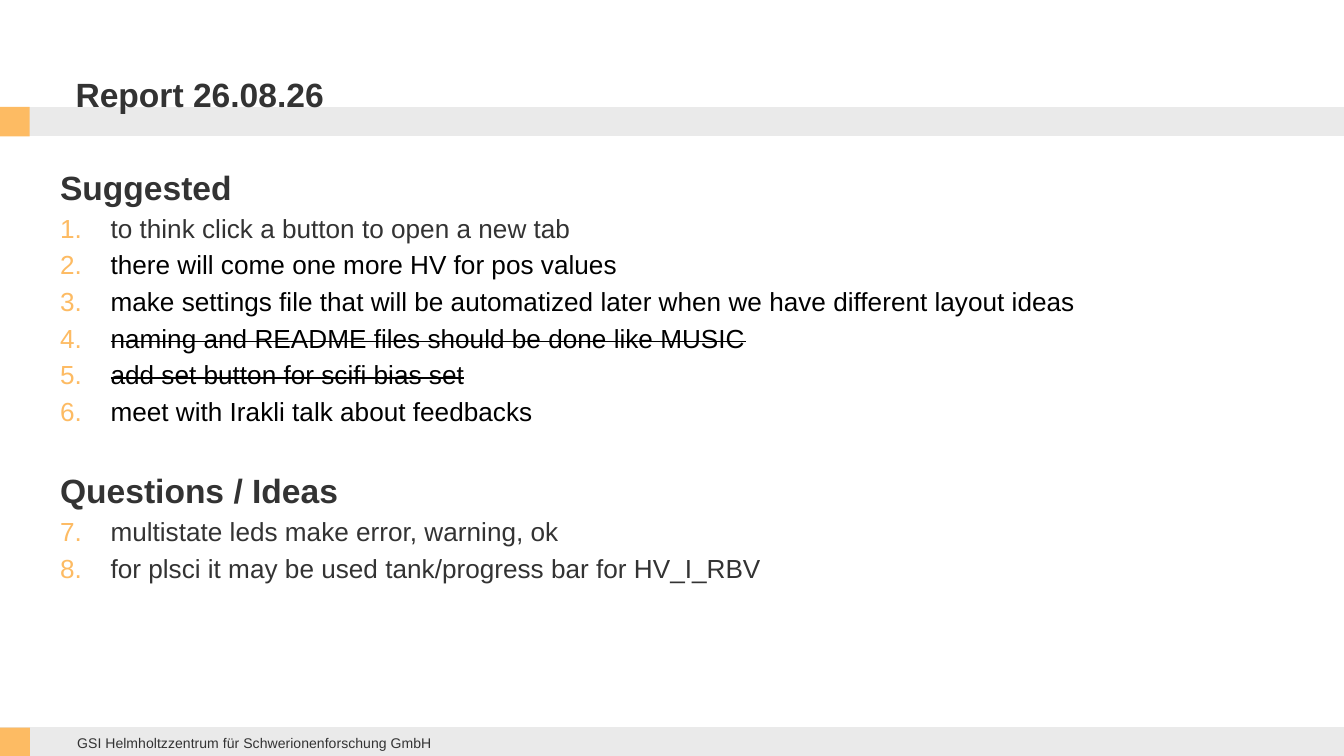
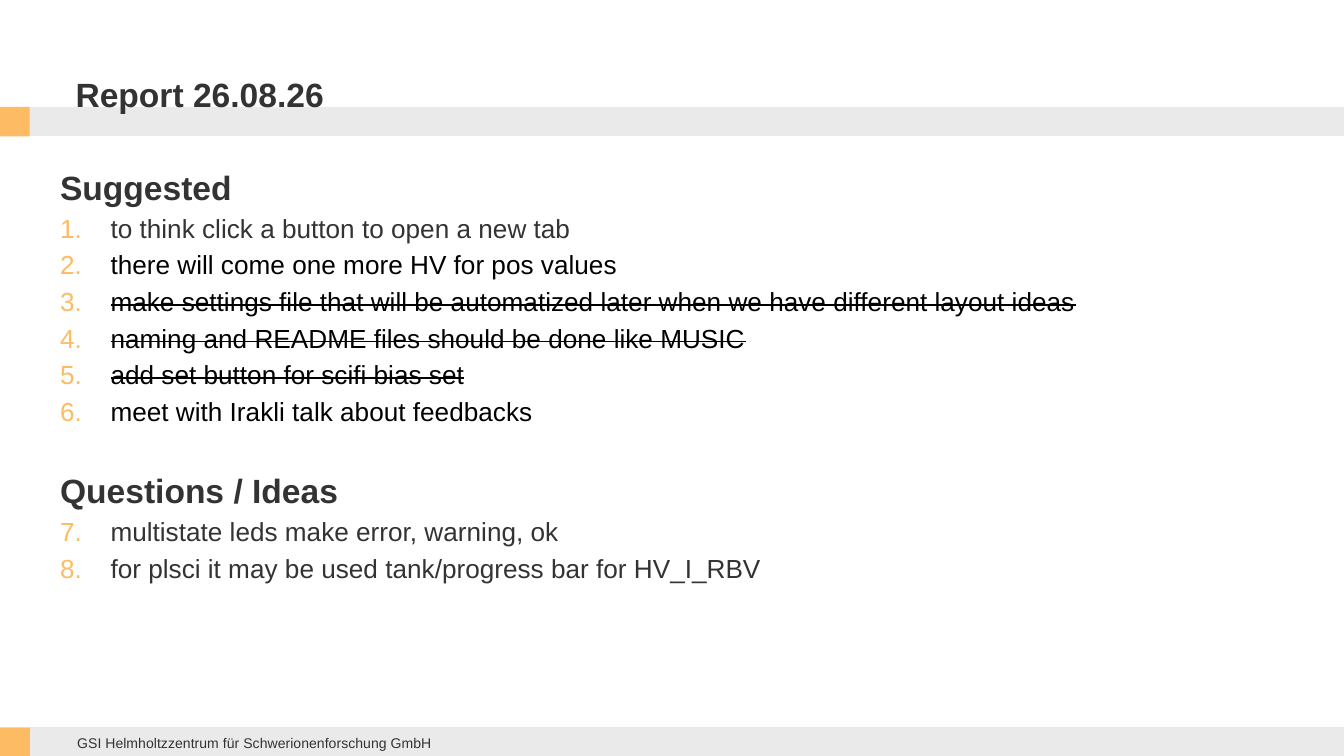
Before and after one commit to ikeshel/sfrs-dcs-epics, a slide deck: slide 21 of CSS_examples/Documentation && Report/CSS works.pptx. Drawn at 1344x756 pixels with LibreOffice and Linux fonts; fonts in the diff are those of the drawing; background and template pictures are left out. Boxes give left, top, right and bottom in pixels: in the first picture for what was removed or moved away, otherwise in the second. Text is boxed around its words. In the diff, an @@ line names an element or a change of style, - is before the commit and + after.

```diff
--- a/CSS_examples/Documentation && Report/CSS works.pptx
+++ b/CSS_examples/Documentation && Report/CSS works.pptx
@@ text at (x1=111, y1=292, x2=1075, y2=317): strikethrough on in "make settings file that will be automatized ..." @@
```
Also in this commit, not shown: 2 slides added, 11 other files.
